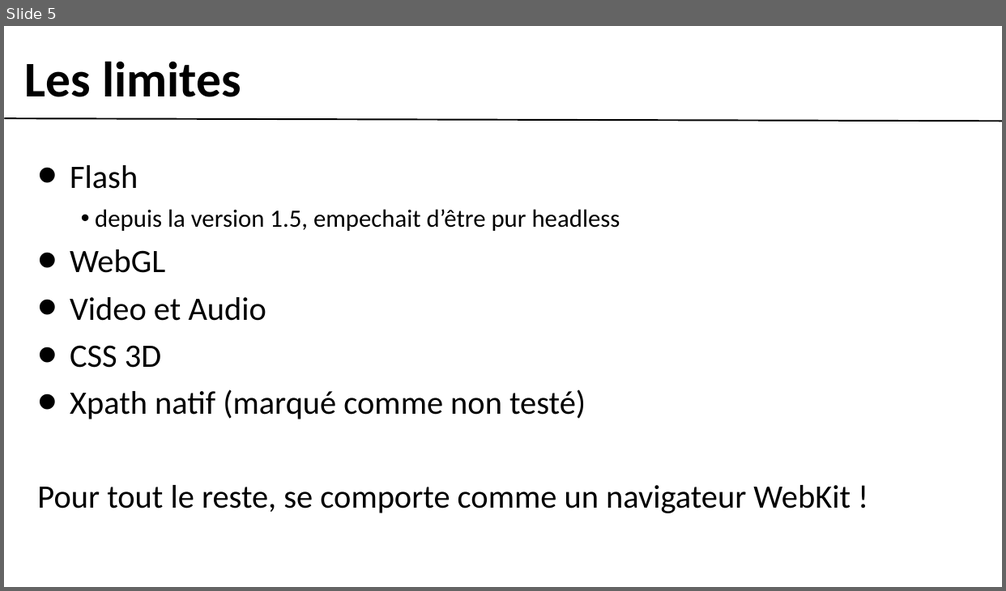
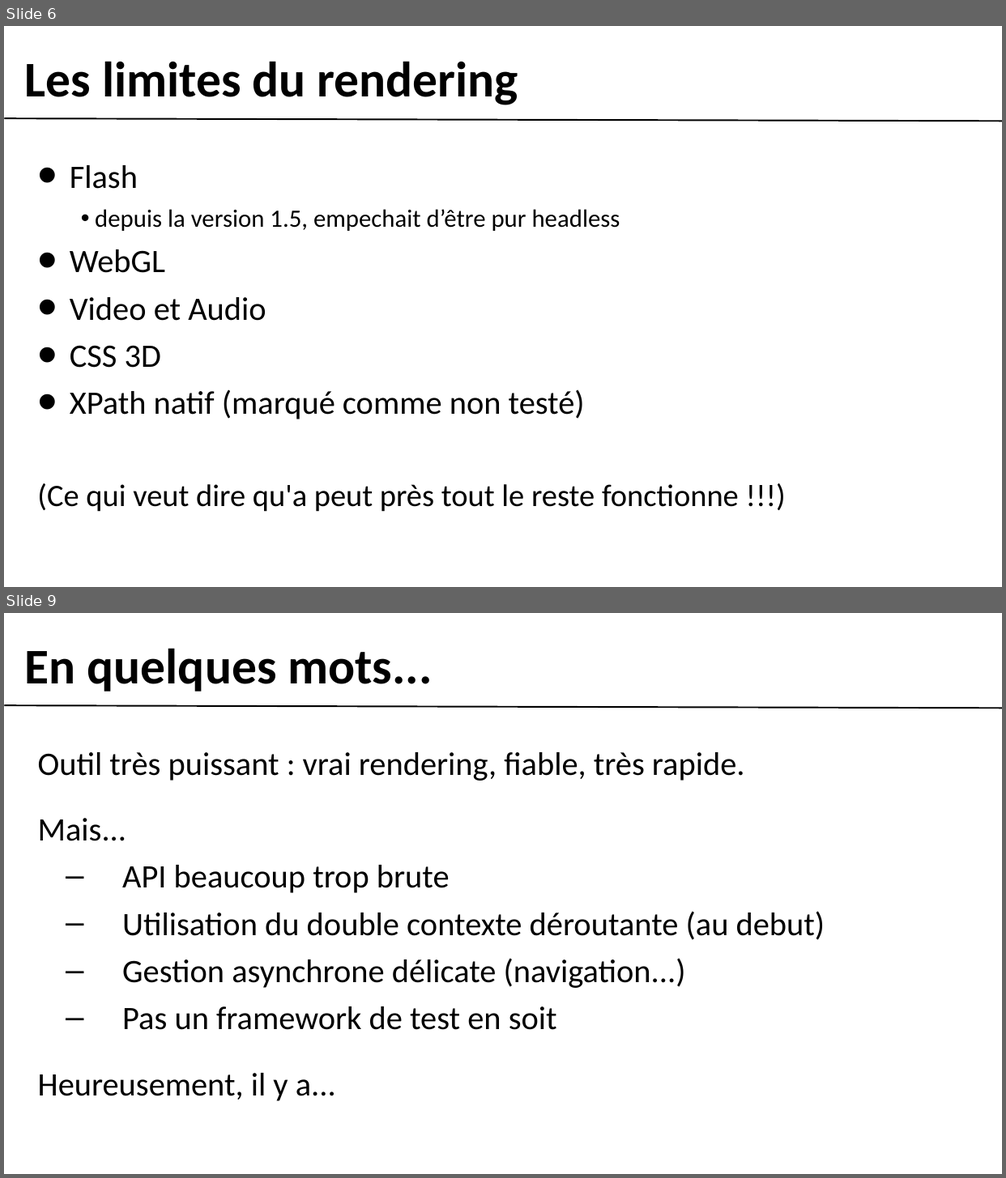
Before and after one commit to gobengo/devoxx-panorama-js-testing, a slide deck: doc/phantom_part.ppt. Shown one above the other, each under a label of ours: slide 5 before the commit, slides 6 and 9 after it; the slides between them are not shown. The pictures are 1006x591 and 1006x1178 pixels, drawn with LibreOffice and Linux fonts; fonts in the diff are those of the drawing; background and template pictures are left out. Boxes give left, top, right and bottom in pixels: in the first picture for what was removed or moved away, otherwise in the second. Text is boxed around its words. In the diff, an @@ line names an element or a change of style, - is before the commit and + after.

```diff
--- a/doc/phantom_part.ppt
+++ b/doc/phantom_part.ppt
@@ slide 9 added at (4, 613, 1002, 1174), background #FFFFFF; not listed: 1 template element that a slide beside it also shows @@
@@ text added at (25, 648, 432, 692), 64 pt, text #000000, bold @@
+En quelques mots...
@@ text added at (38, 752, 825, 1101), 42 pt, text #000000 @@
+Outil très puissant : vrai rendering, fiable, très rapide.
+Mais...
+  – API beaucoup trop brute
+  – Utilisation du double contexte déroutante (au debut)
+  – Gestion asynchrone délicate (navigation...)
+  – Pas un framework de test en soit
+Heureusement, il y a...
@@ what was slide 5 is now slide 6 @@
@@ slide 6 changed as well @@
@@ text at (25, 61, 518, 105): text changed @@
-Les limites
+Les limites du rendering
@@ text at (37, 390, 739, 512): text changed; size 42 to 40 pt @@
-• Xpath natif (marqué comme non testé)
-Pour tout le reste, se comporte comme un navigateur WebKit !
+• XPath natif (marqué comme non testé)
+(Ce qui veut dire qu'a peut près tout le reste fonctionne !!!)
```
Also in this commit, not shown: 3 other slides changed, 4 other slides added, 3 slides removed, 1 other file.
